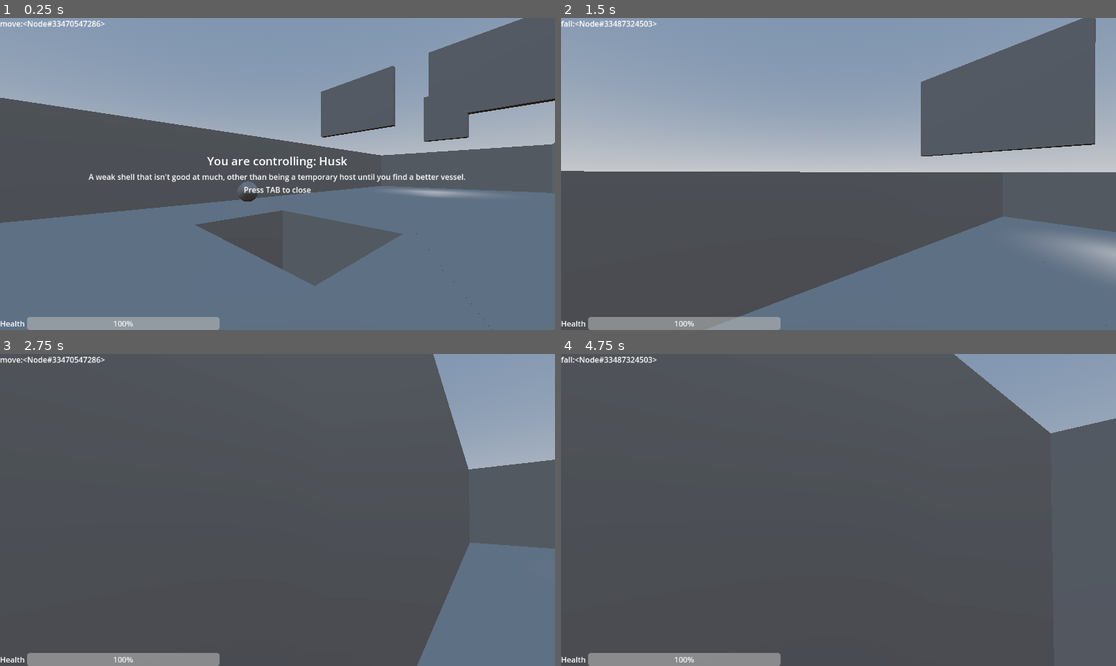
Above: before the commit, frames 1-4 (two rows, left to right).
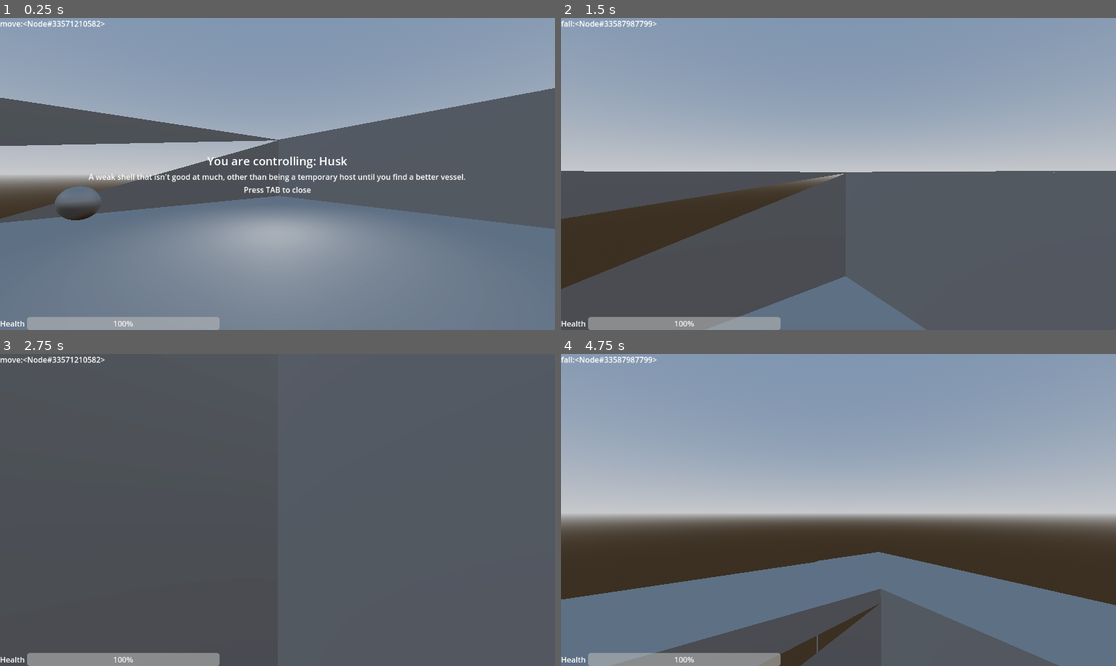
Above: after the commit, the same moments.

Repository: city-high-rider/soulswap
Game: Godot game, scene res://test_level.tscn
The game is run twice, just before and just after one commit, with the same random seed, the same clock (stepped at 60 frames per second) and the same inputs.
Inputs (mouse positions are in pixels of both pictures, inside the frame that each line leads up to):
- Up to frame 1 (0.25 s): no input
- Up to frame 2 (1.5 s): move the mouse to (866, 174) at 0.52 s; hold W (forward) from 0.53 s (still down); tap F (possess) at 0.6 s; tap Space (jump) at 0.77 s; move the mouse to (810, 174) at 1.27 s; tap Tab (toggle_info) at 1.35 s
- Up to frame 3 (2.75 s): keep holding W (forward); tap Space (jump) at 1.52 s; move the mouse to (288, 503) at 2.02 s; tap F (possess) at 2.1 s
- Up to frame 4 (4.75 s): keep holding W (forward); move the mouse to (832, 516) at 2.77 s; tap Tab (toggle_info) at 2.85, 4.35 s; tap Space (jump) at 3.02, 3.77, 4.52 s; move the mouse to (877, 513) at 3.52 s; tap F (possess) at 3.6 s; move the mouse to (794, 506) at 4.27 s

The runs differ from the first frame. In frame 1, 33% of the frame differs, in the area x 0-100%, y 0-100%; in frame 2, 29%; in frame 3, 15%; in frame 4, 84%.

Commit message:
make roller face player

Diff:
--- a/ghosts/Pursue.gd
+++ b/ghosts/Pursue.gd
@@ -8,11 +8,18 @@
 @export var target : Shell
 
 func handle_physics(delta: float) -> void:
-	var current_location : Vector3 = user.global_transform.origin
 	var next_location : Vector3 = nav_agent.get_next_path_position()
-	# Where we're going to go is our velocity times the basis. So we need to multiply by inverse basis when we are converting to inputs.
-	var next_velocity : Vector3 = user.to_local((next_location))
+	# that function gives us a path position in global space, but we need it in local space.
+	var next_velocity : Vector3 = user.to_local(next_location)
 	user.input_direction = Vector2(next_velocity.x, -next_velocity.z).normalized()
+
+	# Let's look at the player while we're at it.
+	look_towards(target.global_transform.origin, delta)
 
 func _on_target_update_timer_timeout():
 	nav_agent.set_target_position(target.global_transform.origin)
+
+func look_towards(pos: Vector3, delta: float) -> void:
+	var local_pos : Vector3 = user.to_local(pos)
+	var y_angle : float = Vector3.FORWARD.angle_to(local_pos * Vector3(1, 0, 1)) * sign(local_pos.x)
+	user.mouse_direction = Vector2(sign(y_angle) * min(delta * rad_to_deg(TAU), abs(rad_to_deg(y_angle))),0)
--- a/roller_body.tscn
+++ b/roller_body.tscn
@@ -45,7 +45,7 @@
 script = ExtResource("6_0p7xq")
 fall_state = NodePath("../fall")
 acceleration = 40.0
-top_speed = 10.0
+top_speed = 7.0
 friction = 10.0
 
 [node name="fall" type="Node" parent="StateMachine" node_paths=PackedStringArray("move_state")]
--- a/test_level.tscn
+++ b/test_level.tscn
@@ -54,11 +54,11 @@
 size = Vector3(14.4915, 4.09761, 0.458561)
 
 [node name="wall2" type="CSGBox3D" parent="NavigationRegion3D/CSGCombiner3D"]
-transform = Transform3D(1, 0, 0, 0, 1, 0, 0, 0, 1, -4, 7.17844, 6.55967)
+transform = Transform3D(1, 0, 0, 0, 1, 0, 0, 0, 1, -4, 2.17844, 6.55967)
 size = Vector3(6, 4.09761, 0.458561)
 
 [node name="wall5" type="CSGBox3D" parent="NavigationRegion3D/CSGCombiner3D"]
-transform = Transform3D(1, 0, 0, 0, 1, 0, 0, 0, 1, 4, 7.17844, 6.55967)
+transform = Transform3D(1, 0, 0, 0, 1, 0, 0, 0, 1, 4, 2.17844, 6.55967)
 size = Vector3(6, 4.09761, 0.458561)
 
 [node name="wall7" type="CSGBox3D" parent="NavigationRegion3D/CSGCombiner3D"]
@@ -66,7 +66,7 @@
 size = Vector3(14.1153, 4.09761, 0.458561)
 
 [node name="wall6" type="CSGBox3D" parent="NavigationRegion3D/CSGCombiner3D"]
-transform = Transform3D(1, 0, 0, 0, 1, 0, 0, 0, 1, 1.76555, 5.17472, 6.55967)
+transform = Transform3D(1, 0, 0, 0, 1, 0, 0, 0, 1, -0.015959, 2.83621, 6.55967)
 size = Vector3(2, 2.72386, 0.458561)
 
 [node name="wall3" type="CSGBox3D" parent="NavigationRegion3D/CSGCombiner3D"]
@@ -103,13 +103,13 @@
 size = Vector3(4.65079, 15.7742, 3.74762)
 
 [node name="Husk" parent="." node_paths=PackedStringArray("ghost") instance=ExtResource("1_0ans4")]
-transform = Transform3D(0.66769, 0, 0.74444, 0, 1, 0, -0.74444, 0, 0.66769, 4.11029, 1.29377, 22.0862)
+transform = Transform3D(0.66769, 0, 0.74444, 0, 1, 0, -0.74444, 0, 0.66769, 4.11029, 1.29377, 3.62496)
 ghost = NodePath("PlayerGhost")
 
 [node name="PlayerGhost" parent="Husk" instance=ExtResource("2_6lav1")]
 
 [node name="Roller" parent="." node_paths=PackedStringArray("ghost") instance=ExtResource("4_kohc7")]
-transform = Transform3D(-0.965926, 0, -0.258819, 0, 1, 0, 0.258819, 0, -0.965926, -4.38906, 1.17479, 16.4424)
+transform = Transform3D(0.258819, 0, -0.965926, 0, 1, 0, 0.965926, 0, 0.258819, -4.38906, 1.17479, 3.98114)
 ghost = NodePath("RollerGhost")
 
 [node name="RollerGhost" parent="Roller" instance=ExtResource("2_cw06x")]
